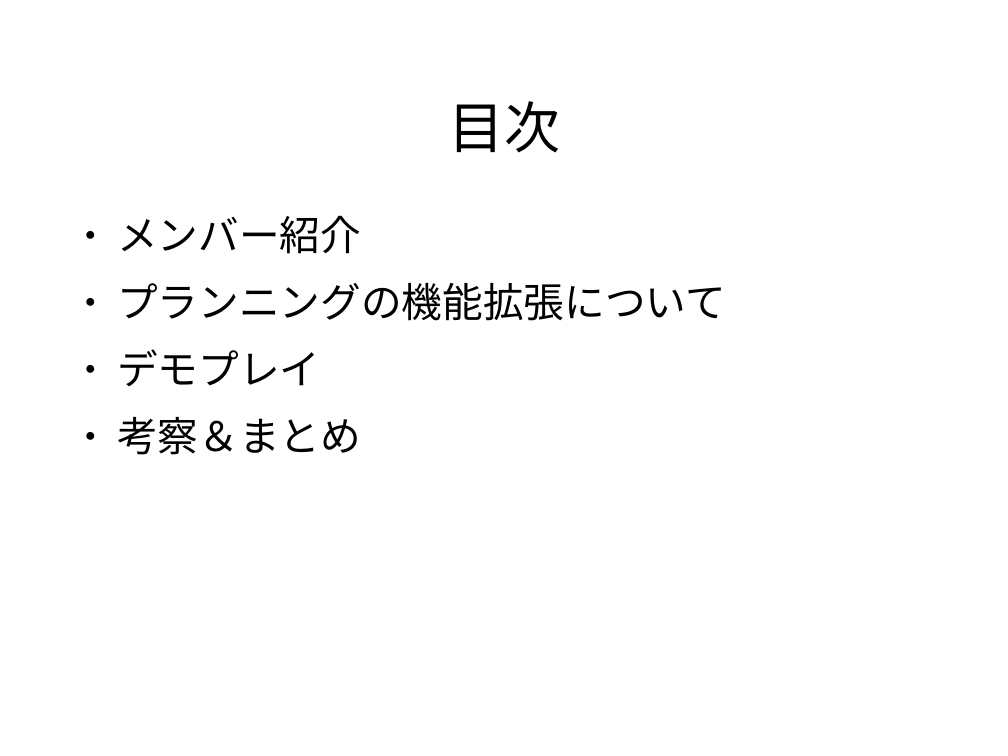
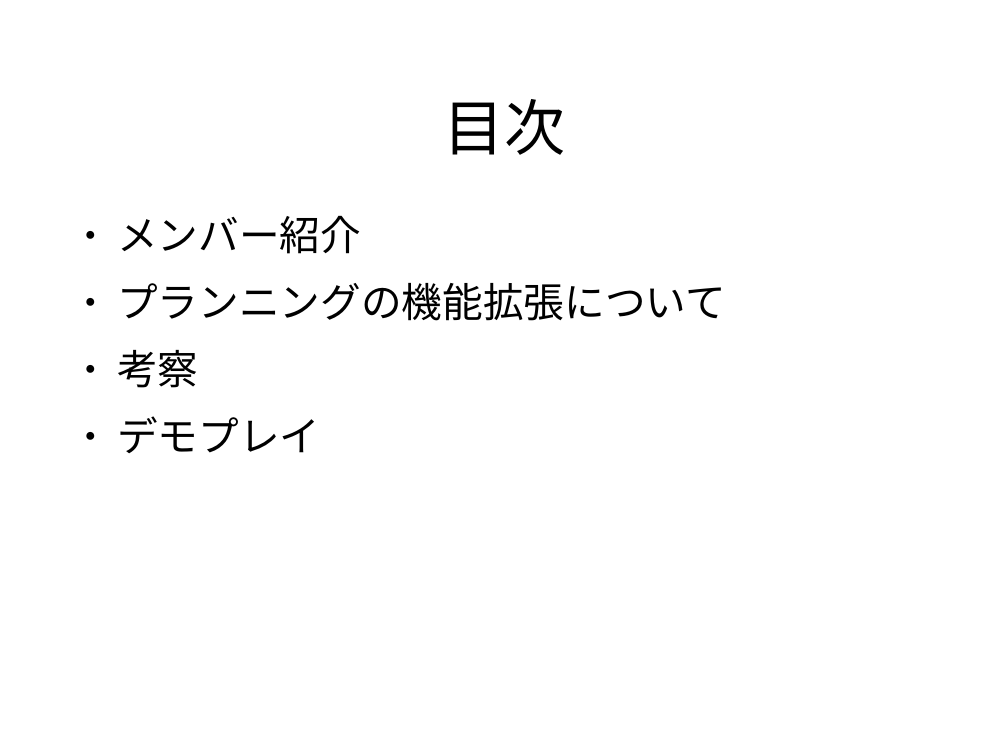
Before and after one commit to pamyupamyu/rep8, a slide deck: slide 2 of グループ1 発表スライド.odp. Drawn at 1008x756 pixels with LibreOffice and Linux fonts; fonts in the diff are those of the drawing; background and template pictures are left out. Boxes give left, top, right and bottom in pixels: in the first picture for what was removed or moved away, otherwise in the second. Text is boxed around its words. In the diff, an @@ line names an element or a change of style, - is before the commit and + after.

```diff
--- a/グループ1 発表スライド.odp
+++ b/グループ1 発表スライド.odp
@@ title "目次" at bbox=[443, 99, 565, 155]: size 44 to 48 pt @@
@@ text at bbox=[117, 350, 198, 388]: paragraph added @@
+● 考察
@@ text at bbox=[117, 417, 361, 455]: paragraph removed @@
-● 考察＆まとめ
```
Also in this commit, not shown: 22 other slides changed, 1 slide removed.
